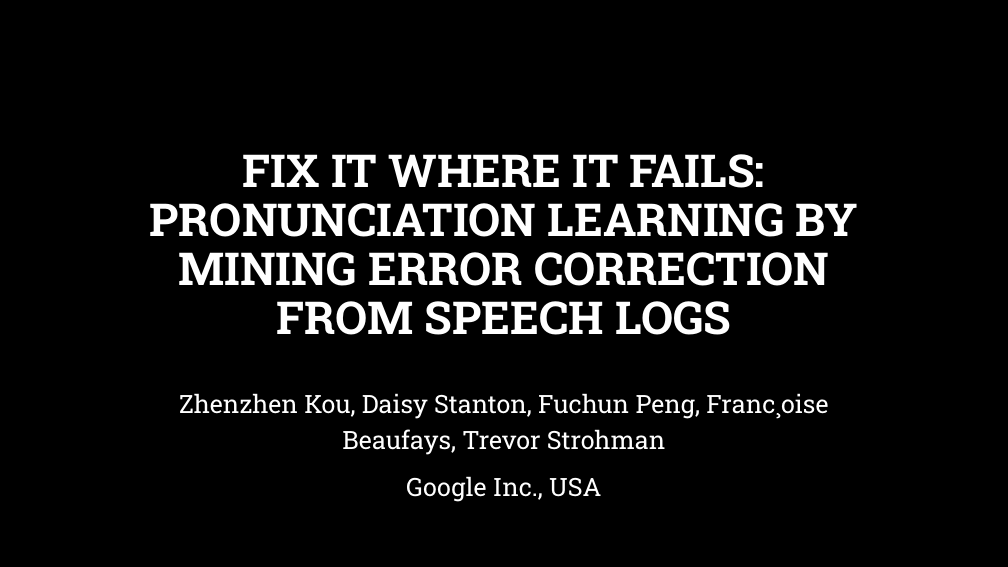
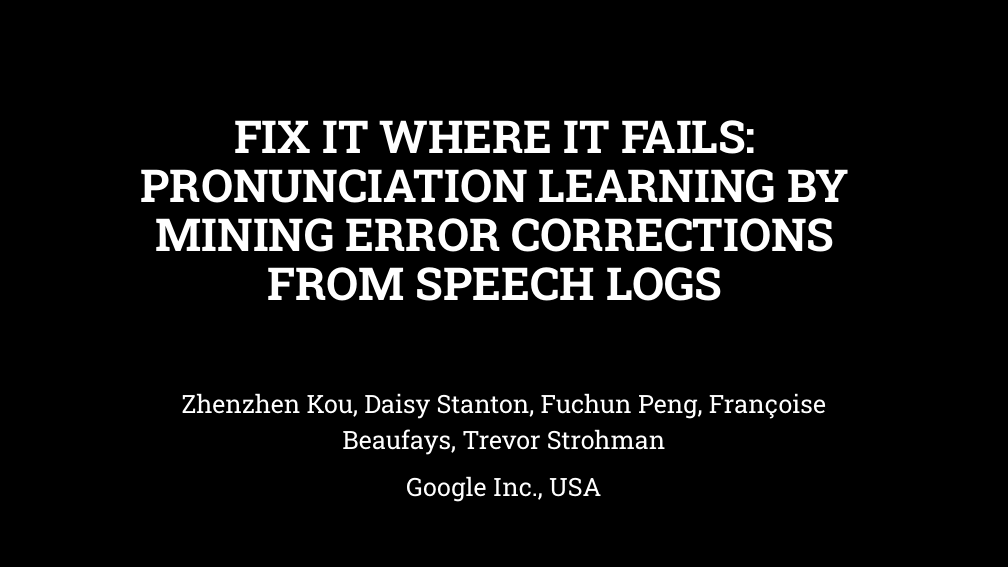
Before and after one commit to msnyde8/COSC757, a slide deck: slide 1 of Assignments/ArticleSummary/ArticleSummarySlides-MJS.pptx. Drawn at 1008x567 pixels with LibreOffice and Linux fonts; fonts in the diff are those of the drawing; background and template pictures are left out. Boxes give left, top, right and bottom in pixels: in the first picture for what was removed or moved away, otherwise in the second. Text is boxed around its words. In the diff, an @@ line names an element or a change of style, - is before the commit and + after.

Commit message:
Update to presentation slides and pdf

```diff
--- a/Assignments/ArticleSummary/ArticleSummarySlides-MJS.pptx
+++ b/Assignments/ArticleSummary/ArticleSummarySlides-MJS.pptx
@@ title "FIX IT WHERE IT FAILS: ..." at (141, 120, 849, 301): vertical alignment bottom to middle @@
@@ title at (141, 120, 849, 301): text changed @@
-FIX IT WHERE IT FAILS: PRONUNCIATION LEARNING BY MINING ERROR CORRECTION FROM SPEECH LOGS
+FIX IT WHERE IT FAILS: PRONUNCIATION LEARNING BY MINING ERROR CORRECTIONS FROM SPEECH LOGS
@@ subtitle at (182, 393, 826, 455): text changed @@
-Zhenzhen Kou, Daisy Stanton, Fuchun Peng, Franc¸oise Beaufays, Trevor Strohman
+Zhenzhen Kou, Daisy Stanton, Fuchun Peng, Françoise Beaufays, Trevor Strohman
```
Also in this commit, not shown: 5 other slides changed, 1 slide added, 1 slide removed, 2 other files.
